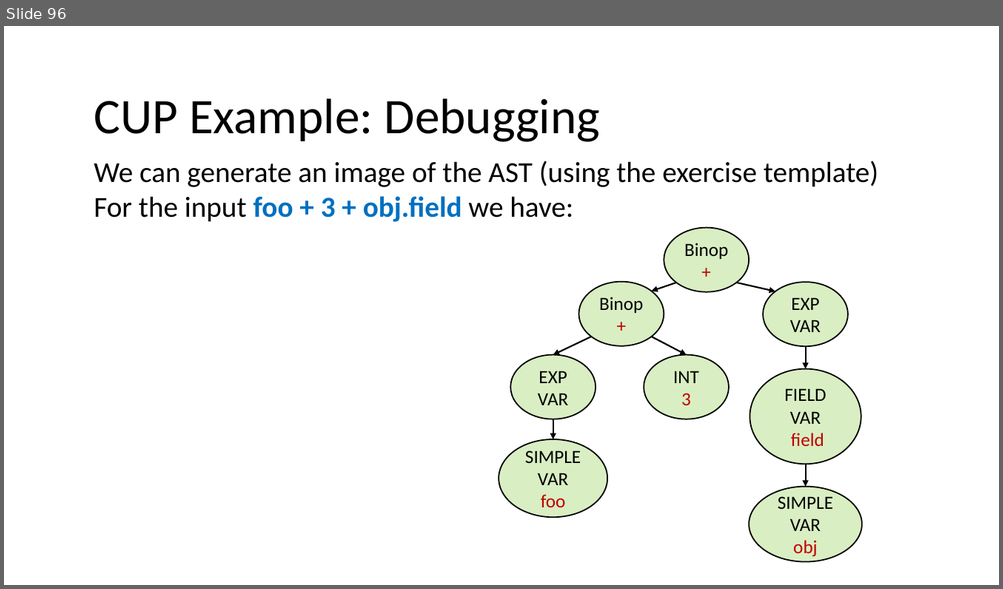
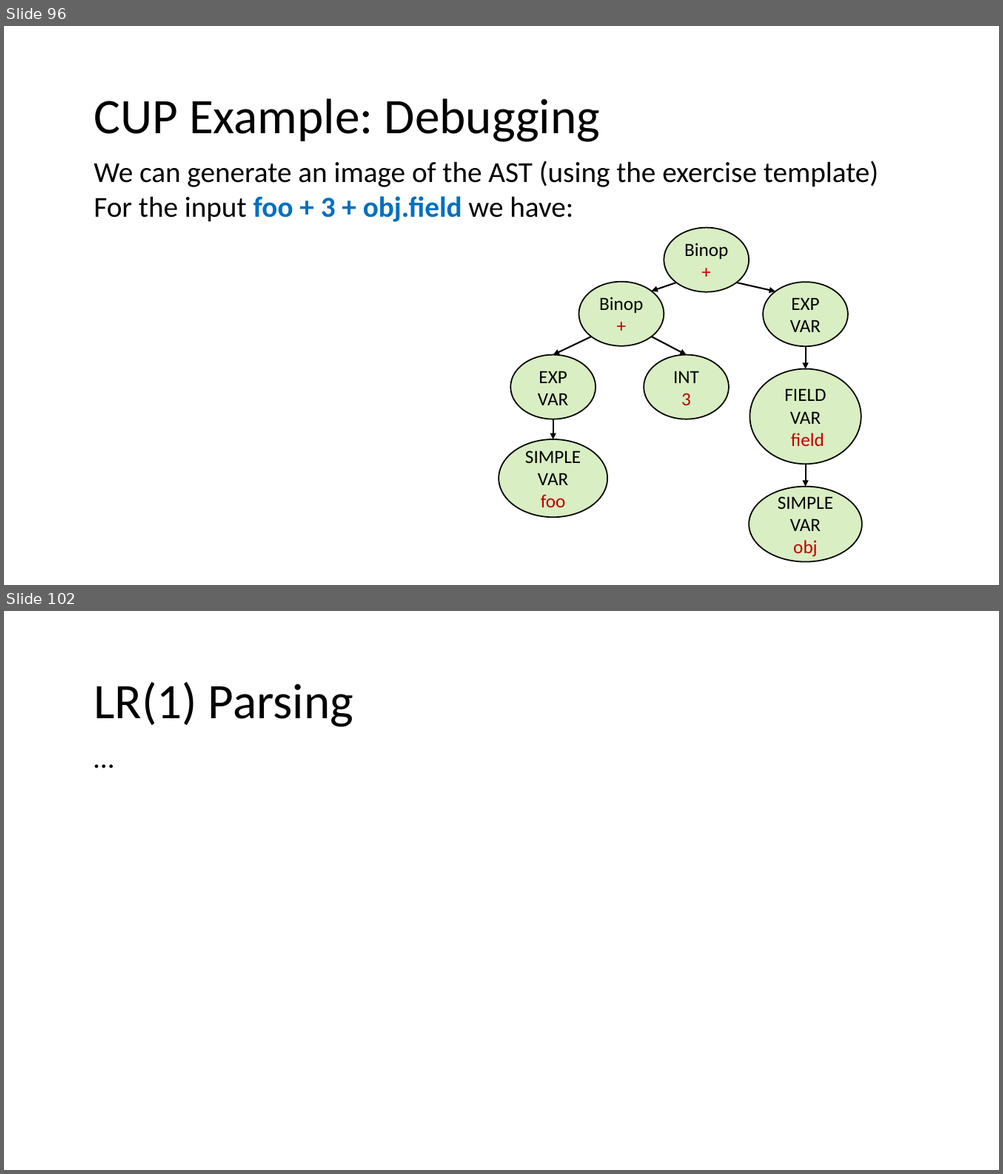
Before and after one commit to nivshani/compilation, a slide deck: slides/bottom_up_parsing.pptx. Shown one above the other, each under a label of ours: slide 96 before the commit, slides 96 and 102 after it; the slides between them are not shown. The pictures are 1003x589 and 1003x1174 pixels, drawn with LibreOffice and Linux fonts; fonts in the diff are those of the drawing. Boxes give left, top, right and bottom in pixels: in the first picture for what was removed or moved away, otherwise in the second. Text is boxed around its words. In the diff, an @@ line names an element or a change of style, - is before the commit and + after.

```diff
--- a/slides/bottom_up_parsing.pptx
+++ b/slides/bottom_up_parsing.pptx
@@ slide 102 added at (x1=4, y1=611, x2=999, y2=1170), background #FFFFFF @@
@@ text added at (x1=94, y1=682, x2=353, y2=727), 48 pt, text #000000 @@
+LR(1) Parsing
@@ text added at (x1=87, y1=735, x2=914, y2=813), 28 pt, text #000000 @@
+…
```
Also in this commit, not shown: 9 other slides added, 1 other file.
